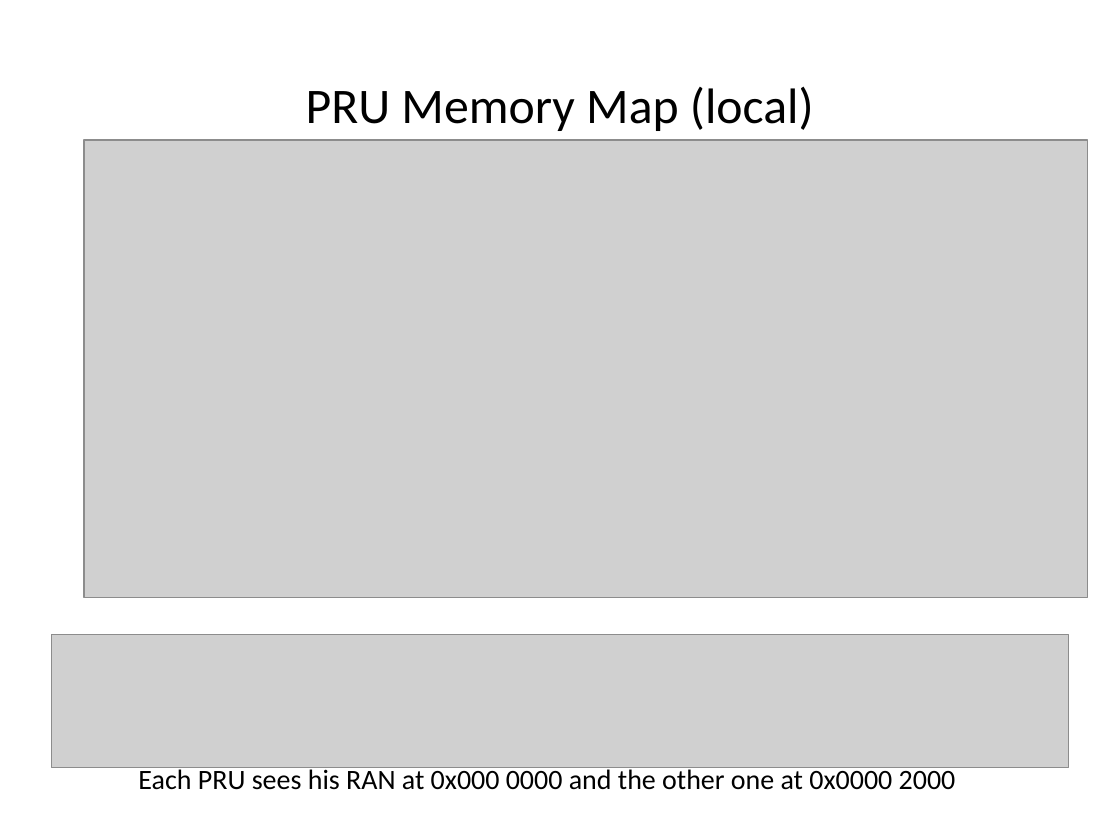
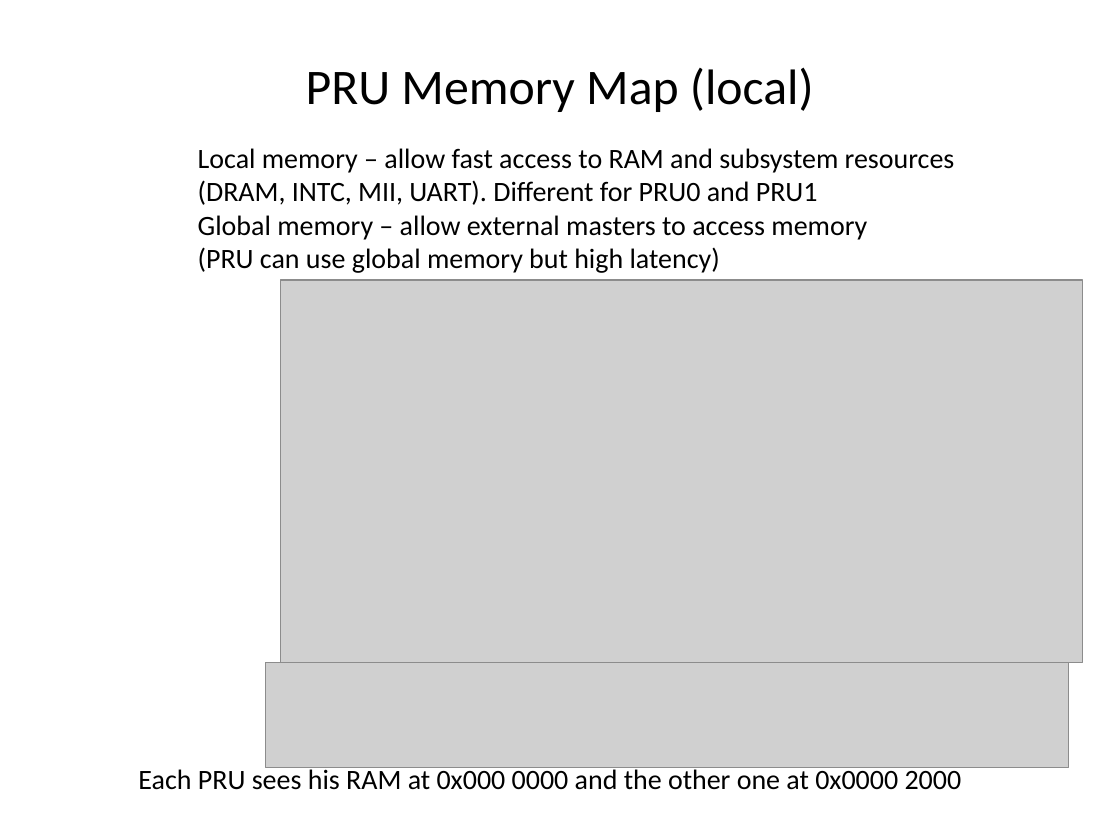
Before and after one commit to hari1989/keystone-workshop, a slide deck: slide 22 of preliminary/Working/presentations/Sitara/PRU in Sitara Device.pptx (slide 21 before the commit). Drawn at 1120x840 pixels with LibreOffice and Linux fonts; fonts in the diff are those of the drawing; grey boxes stand for pictures. Boxes give left, top, right and bottom in pixels: in the first picture for what was removed or moved away, otherwise in the second. Text is boxed around its words. In the diff, an @@ line names an element or a change of style, - is before the commit and + after.

```diff
--- a/preliminary/Working/presentations/Sitara/PRU in Sitara Device.pptx
+++ b/preliminary/Working/presentations/Sitara/PRU in Sitara Device.pptx
@@ title "PRU Memory Map (local)": place and size @@
-title "PRU Memory Map (local)" at [306,86,814,131]
+title "PRU Memory Map (local)" at [306,67,814,112]
@@ text added at [198,148,955,273], 18 pt, text #000000 @@
+Local memory – allow fast access to RAM and subsystem resources
+(DRAM, INTC, MII, UART). Different for PRU0 and PRU1
+Global memory – allow external masters to access memory
+(PRU can use global memory but high latency)
@@ picture: place and size @@
-picture at [84,140,1088,597]
+picture at [280,280,1082,663]
@@ picture: place and size @@
-picture at [52,635,1068,768]
+picture at [265,663,1068,768]
@@ text at [138,766,962,790]: text changed @@
-Each PRU sees his RAN at 0x000 0000 and the other one at 0x0000 2000
+Each PRU sees his RAM at 0x000 0000 and the other one at 0x0000 2000
```
Also in this commit, not shown: 11 other slides changed, 3 slides added, 3 slides removed.
